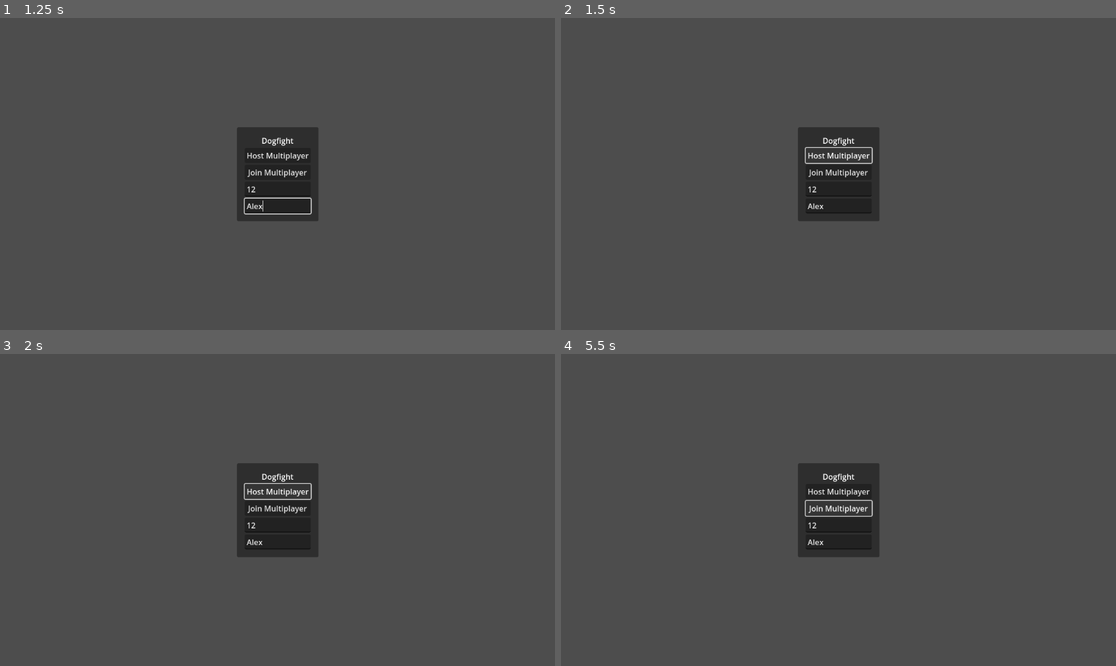
Above: before the commit, frames 1-4 (two rows, left to right).
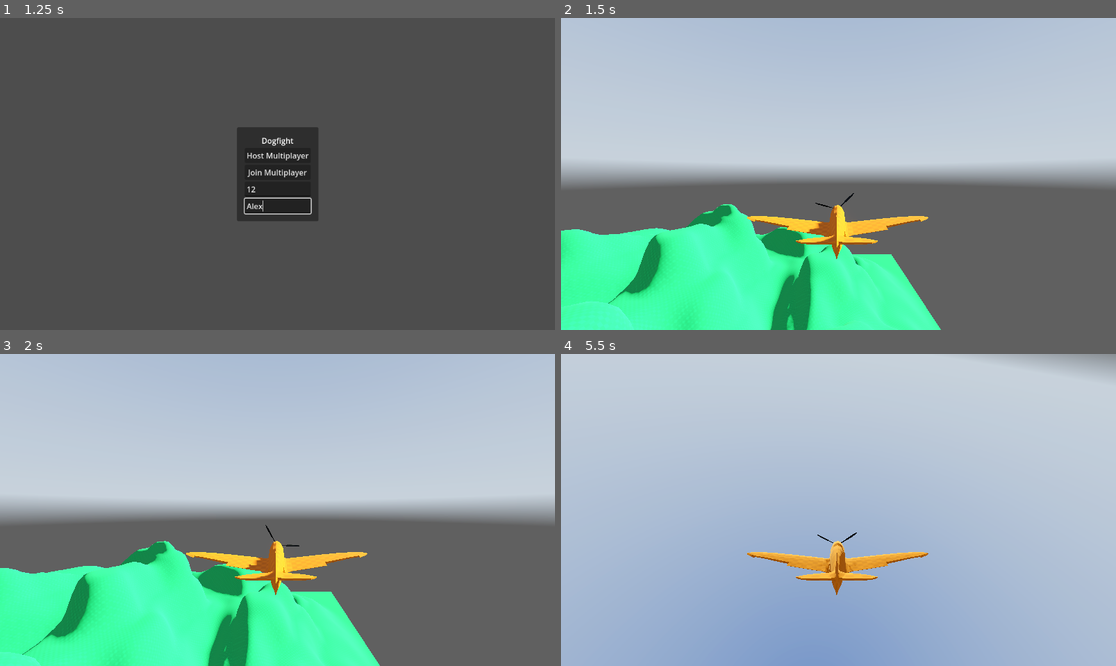
Above: after the commit, the same moments.

Repository: Monkeytonk115/godot-dogfight
Game: Godot game, scene res://scenes/main.tscn
Same seed, same stepped clock (60 frames per second), same inputs: the game is played once before the commit and once after it. A sky picture missing from this copy of the repository is replaced by a grey-blue gradient.
Inputs (mouse positions are in pixels of both pictures, inside the frame that each line leads up to):
- Up to frame 1 (1.25 s): click (277, 189) at 0.52 s; type "12" at 0.6 s; click (277, 205) at 0.75 s; type "Alex" at 0.83 s
- Up to frame 2 (1.5 s): click "Host Multiplayer" at 1.25 s
- Up to frame 3 (2 s): no input
- Up to frame 4 (5.5 s): click (838, 506) at 2 s, where only the run before the commit has a clickable "Join Multiplayer"; hold D (Roll_Right) 2.78-3.53 s; hold S (Pitch_Down) 3.53-4.28 s; hold D (Roll_Right) 4.28-5.03 s; hold W (Pitch_Up) from 5.03 s (still down)

Frame 1 is identical in both runs. In frame 2, 77% of the frame differs, in the area x 0-100%, y 0-100%; in frame 3, 76%; in frame 4, 100%.

Commit message:
MP: host starts game immediately, other planes spawn when players join

Diff:
--- a/scenes/action/spitfire_action.gd
+++ b/scenes/action/spitfire_action.gd
@@ -7,6 +7,10 @@
 var gravity = ProjectSettings.get_setting("physics/3d/default_gravity")
 
 var _transform_renorm = 0
+
+func _ready():
+	if is_multiplayer_authority():
+		$Camera3D.make_current()
 
 func _physics_process(delta):
 	_transform_renorm += delta
--- a/scenes/action/spitfire_action.tscn
+++ b/scenes/action/spitfire_action.tscn
@@ -23,7 +23,6 @@
 
 [node name="Camera3D" type="Camera3D" parent="."]
 transform = Transform3D(1, 0, -1.06581e-14, 0, 1, 0, 1.06581e-14, 0, 1, 0, 2.21, 9.5)
-current = true
 
 [node name="CollisionShape3D" type="CollisionShape3D" parent="."]
 transform = Transform3D(1.91069e-15, -4.37114e-08, 1, -1, -4.37114e-08, 0, 4.37114e-08, -1, -4.37114e-08, 0, -0.113, 0.233213)
--- a/scenes/main.gd
+++ b/scenes/main.gd
@@ -5,6 +5,7 @@
 
 func _ready():
 	MultiplayerHelper.change_level.connect(change_level)
+	MultiplayerHelper.player_change.connect(player_change)
 
 
 func change_level(new_level):
@@ -12,14 +13,23 @@
 	print("changing level ", new_level)
 	var new_landscape = LANDSCAPE_V_1.instantiate()
 	$world.add_child(new_landscape)
+	spawn_planes()
 
+func spawn_planes():
 	var all_player_ids = multiplayer.get_peers()
 	all_player_ids.append(multiplayer.get_unique_id())
 
 	# spawn a plane for all peers
 	for peer_id in all_player_ids:
+		var ply_node = get_node_or_null("players/spitfire" + str(peer_id))
+		if ply_node:
+			print("player ", peer_id, " has plane already")
+			continue
 		var new_spitfire = SPITFIRE_ACTION.instantiate()
 		new_spitfire.set_multiplayer_authority(peer_id)
 		new_spitfire.set_name("spitfire" + str(peer_id))
 		$players.add_child(new_spitfire, true)
 		new_spitfire.position = Vector3(300, 300 + (hash(peer_id) % 40), 300)
+
+func player_change(peer_id, joined):
+	spawn_planes()
--- a/singletons/MultiplayerHelper.gd
+++ b/singletons/MultiplayerHelper.gd
@@ -1,6 +1,7 @@
 extends Node
 
 signal change_level(new_level)
+signal player_change(peer_id, joined)
 
 @onready var enet_peer = ENetMultiplayerPeer.new()
 
@@ -22,11 +23,13 @@
 	enet_peer.create_server(5555)
 	multiplayer.multiplayer_peer = enet_peer
 	print("hosting")
+	change_level.emit("landscape_v1")
 
 func join_game(remote_addr):
 	enet_peer.create_client(remote_addr, 5555)
 	multiplayer.multiplayer_peer = enet_peer
 	print("joining")
+	change_level.emit("landscape_v1")
 
 func connected_to_server():
 	print("connected to server")
@@ -36,13 +39,9 @@
 
 func peer_connected(peer_id):
 	print("new peer connected: ", peer_id)
-	if multiplayer.get_unique_id() == 1:
-		_change_level_helper.rpc("landscape_v1")
+	player_change.emit(peer_id, true)
 
-
-@rpc("authority", "call_local")
-func _change_level_helper(new_level):
-	change_level.emit(new_level)
 
 func peer_disconnected(peer_id):
 	print("peer disconnected: ", peer_id)
+	player_change.emit(peer_id, false)
